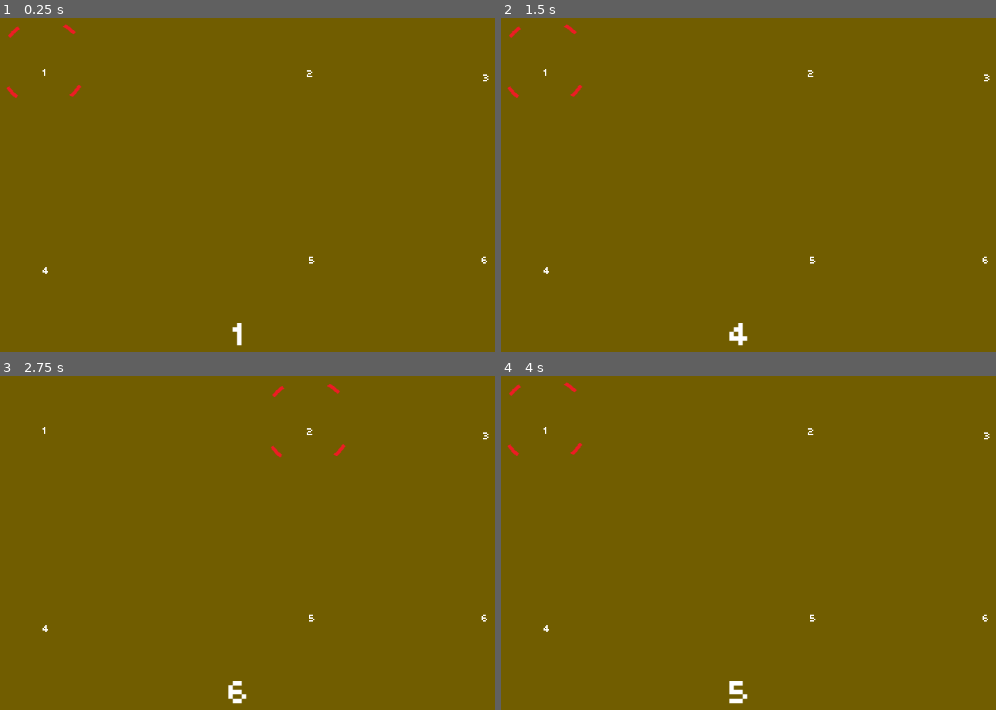
Above: before the commit, frames 1-4 (two rows, left to right).
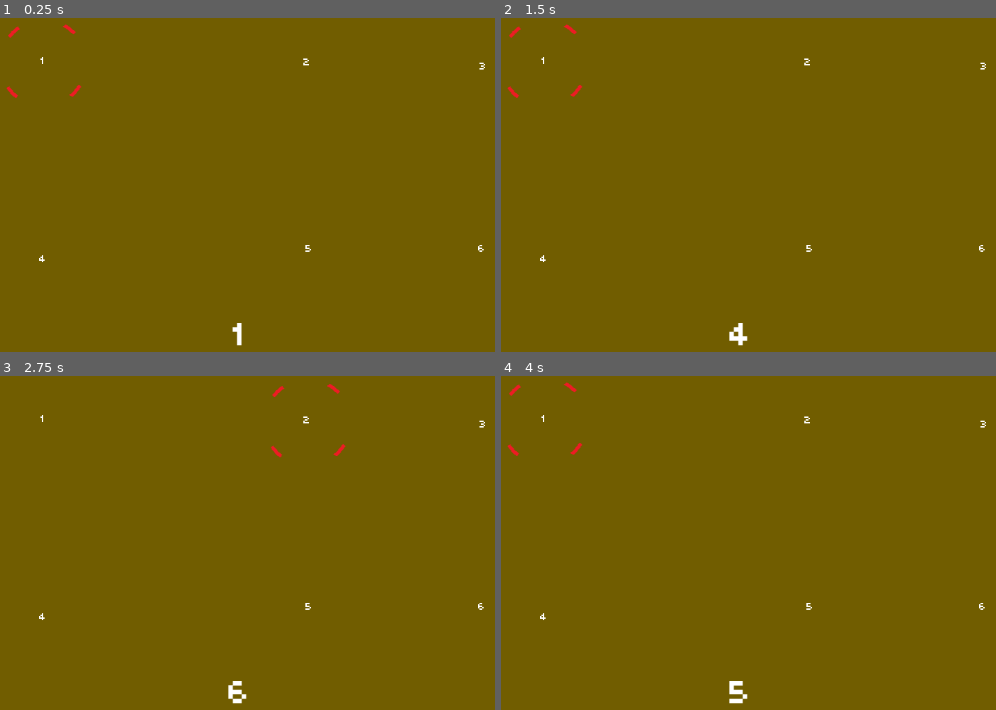
Above: after the commit, the same moments.

Repository: sdepouw/mathematics-and-cheese
Game: Godot game, scene res://Scenes/Main/main.tscn
Two runs of this game, one before a commit and one after it. Both use one fixed random seed, a clock stepped at 60 frames per second and the inputs below.
Inputs:
- Up to frame 1 (0.25 s): no input
- Up to frame 2 (1.5 s): tap Enter at 0.5 s; hold D (move_right) 0.53-1.28 s; tap Space (fire) at 0.6, 1.25, 1.35 s; hold A (move_left) from 1.28 s (still down)
- Up to frame 3 (2.75 s): tap Enter at 2 s; release A (move_left) at 2.03 s; hold D (move_right) from 2.03 s (still down); tap Space (fire) at 2.1 s
- Up to frame 4 (4 s): tap Space (fire) at 2.75, 2.85, 3.6 s; tap Enter at 3.5 s; release D (move_right) at 3.53 s; hold A (move_left) from 3.53 s (still down)

The runs differ from the first frame. In frame 1, 0.2% of the frame differs, in the area x 7-99%, y 11-77%; in frame 2, 0.2%; in frame 3, 0.2%; in frame 4, 0.2%.

Commit message:
Align label with position

Diff:
--- a/Game/Scenes/Target/target.tscn
+++ b/Game/Scenes/Target/target.tscn
@@ -7,7 +7,11 @@
 script = ExtResource("1_tbd3m")
 
 [node name="TargetIdentifier" type="Label" parent="."]
-offset_right = 40.0
-offset_bottom = 23.0
+offset_left = -20.0
+offset_top = -17.0
+offset_right = 20.0
+offset_bottom = 7.0
 theme_override_fonts/font = ExtResource("2_jd5eg")
 theme_override_font_sizes/font_size = 20
+horizontal_alignment = 1
+vertical_alignment = 1
